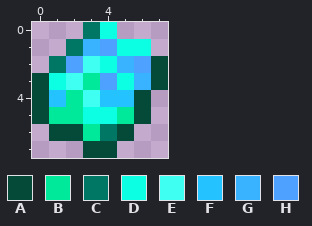
Two versions of one pixel-art sprite, Content/Items/Placeables/HailstoneOre.png. The picture above is the old version.
The file is 16x16 pixels, drawn in blocks of 2x2; one block is one cell here.
Palette (. is transparent): A #054a38  B #00e899  C #007764  D #0cffe2  E #3ffff2  F #24c3ff  G #39b2ff  H #4fa1ff
After:
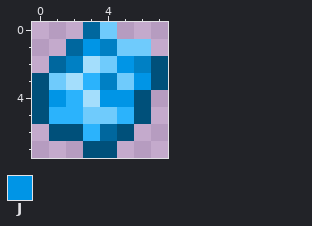
Colours new in this view: J #0095e6
Edits made:
@@ palette @@
-A #054a38
+A #00507a
-B #00e899
+B #2bb3fc
-C #007764
+C #00679e
-D #0cffe2
+D #6fcbfc
-E #3ffff2
+E #a4defc
-H #4fa1ff
+H #0080c4
@@ x 0..7 @@
 0 ...CD...
-1 ..CGHDD.
-2 .CHEDGHA
-3 ADEBHDGA
-4 AFBEFFA.
+1 ..CJHDD.
+2 .CHEDJHA
+3 ADEBHDJA
+4 AJBEJJA.
 5 ABBDDBA.
Boxes around the changes in both pictures, in picture pixels (x1, y1, x2, y2):
changed: (32, 22, 168, 158)
